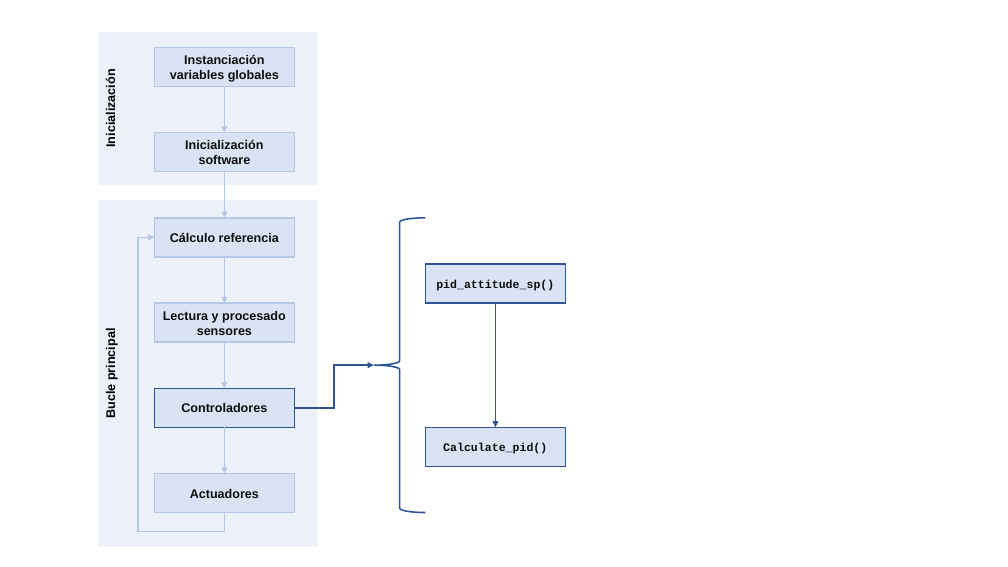
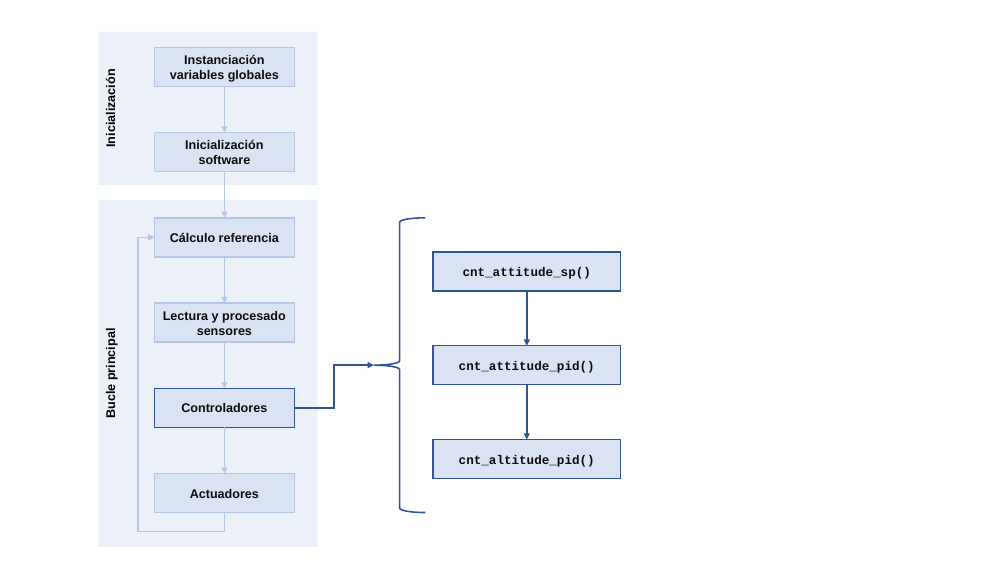
Before and after one commit to leonprietobailo/DroneSTM32F405, a slide deck: slide 6 of doc/schemes.pptx. Drawn at 1008x567 pixels with LibreOffice and Linux fonts; fonts in the diff are those of the drawing. Boxes give left, top, right and bottom in pixels: in the first picture for what was removed or moved away, otherwise in the second. Text is boxed around its words. In the diff, an @@ line names an element or a change of style, - is before the commit and + after.

```diff
--- a/doc/schemes.pptx
+++ b/doc/schemes.pptx
@@ rectangle "cnt_attitude_sp()": place and size @@
-rectangle "cnt_attitude_sp()" at (426, 264, 566, 303)
+rectangle "cnt_attitude_sp()" at (433, 252, 621, 291)
@@ text in rectangle at (463, 267, 591, 279): text changed; size 11 to 12 pt @@
-pid_attitude_sp()
+cnt_attitude_sp()
@@ arrow moved from (495, 303) - (495, 427) to (527, 291) - (527, 346) @@
@@ rectangle "cnt_attitude_pid()": place and size @@
-rectangle "cnt_attitude_pid()" at (426, 427, 566, 467)
+rectangle "cnt_attitude_pid()" at (433, 346, 621, 385)
@@ text in rectangle at (459, 361, 595, 373): text changed; size 11 to 12 pt @@
-Calculate_pid()
+cnt_attitude_pid()
@@ arrow added from (527, 385) to (527, 439), #2F5597 1.5 pt @@
@@ rectangle added at (433, 439, 621, 479), fill #DAE3F3, outline #2F5597 1.5 pt, 12 pt, text #0D0D0D, bold @@
+cnt_altitude_pid()
```
Also in this commit, not shown: 6 other slides changed, 4 other files.
